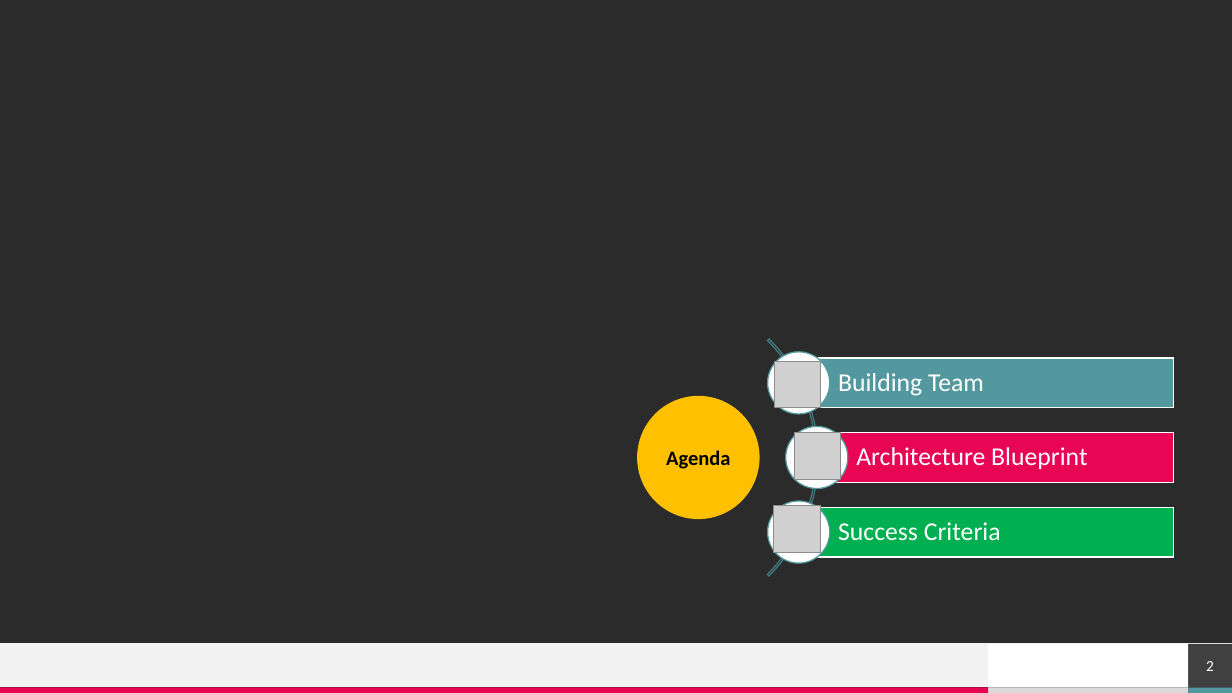
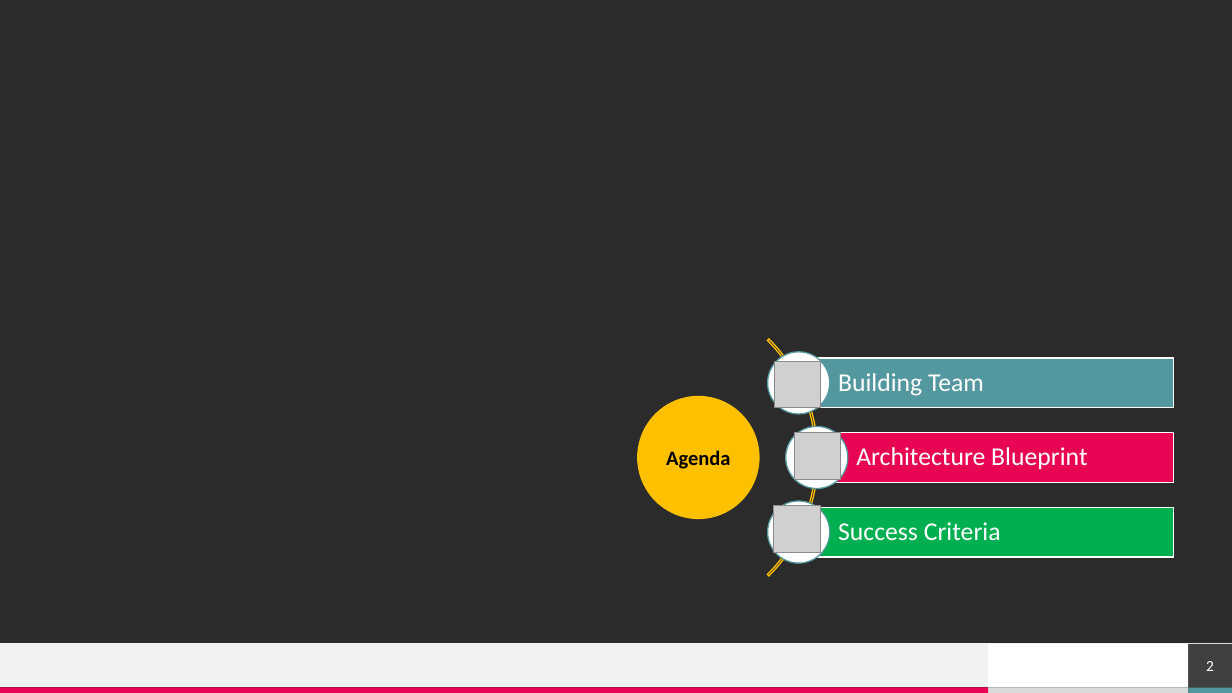
Before and after one commit to shadmehr/EmptyPython, a slide deck: slide 2 of Final - How to build a team.pptx. Drawn at 1232x693 pixels with LibreOffice and Linux fonts; fonts in the diff are those of the drawing; grey boxes stand for pictures; background and template pictures are left out; a plain dark background stands for a picture behind light text. Boxes give left, top, right and bottom in pixels: in the first picture for what was removed or moved away, otherwise in the second. Text is boxed around its words. In the diff, an @@ line names an element or a change of style, - is before the commit and + after.

```diff
--- a/Final - How to build a team.pptx
+++ b/Final - How to build a team.pptx
@@ arch (boxed as its full ring) at (483,290,819,626): outline #427A7F 1 pt to #FFC000 1 pt @@
```
Also in this commit, not shown: 3 other slides changed, 1 slide removed.
